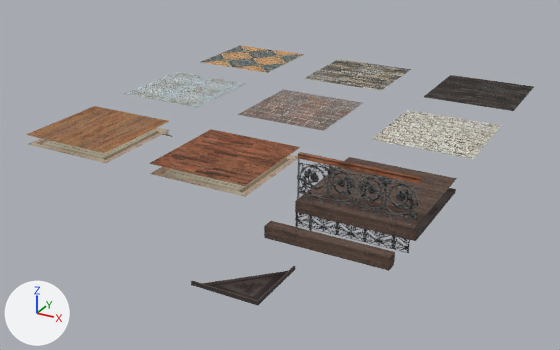
The Blender file Docs/Blends/AssetsHall.blend, before and after one commit.
Rendered twice from a 50 mm camera at (7.19, -11.05, 5.37) aimed at (0.42, 1.26, -0.79). The axes (+X, +Y, +Z) are drawn at lower left. The lights are the same throughout.

The first picture shows 'BordaMadeiraEscura', 'ChaoDecorado2', 'ChaoMadeira', 'ChaoMadeiraAntiga', 'ChaoMadeiraAntigaEscura', 'ChaoMadeiraEscura', 'ChaoMadeiraTabuas', 'ChaoTijolos', 'ChapDecorado1', 'Parapeito', 'ParedePedra', 'Teto3', 'Teto4', 'VigaMadeiraEscura'.
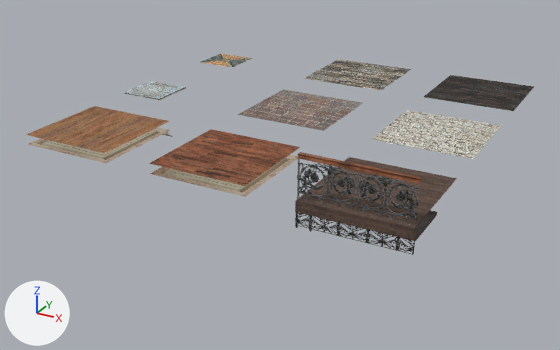
Where the newer file only moved an object's origin or applied its transform, the numbers keep the older frame.

Boxes (x1, y1, x2, y2) around the edits, measured in the pictures (560 x 350 px):
'VigaMadeiraEscura', hidden
    before: (264, 221, 395, 271)
'ChapDecorado1', modifiers changed (49% narrower, 44% shorter)
    before: (124, 72, 246, 107)
    after: (124, 81, 186, 100)
'Teto4', hidden
    before: (191, 266, 295, 306)
'ChaoDecorado2', modifiers changed (50% narrower, 52% shorter)
    before: (201, 45, 304, 73)
    after: (201, 54, 252, 67)
'Teto3', modifiers changed
    before: (305, 188, 456, 241)
    after: (392, 210, 437, 241)

What the commit changed:
Object 'Teto4' (ob_teto4) is now hidden.
Object 'ChaoDecorado2' (ob_chaodecorado2) loses its ARRAY modifier named 'Array'.
Object 'ChaoDecorado2' (ob_chaodecorado2) loses its ARRAY modifier named 'Array.001'.
Modifier setting removed (it was relative_offset_displace = (0.0, 1.0, 0.0)).
Object 'ChapDecorado1' (ob_chapdecorado1) loses its ARRAY modifier named 'Array'.
Object 'ChapDecorado1' (ob_chapdecorado1) loses its ARRAY modifier named 'Array.001'.
Modifier setting removed (it was relative_offset_displace = (0.0, 1.0, 0.0)).
Object 'Teto3' (ob_teto3) loses its ARRAY modifier named 'Array'.
Modifier setting removed (it was relative_offset_displace = (-1.0, 0.0, 0.0)).
Object 'Teto3' (ob_teto3) loses its ARRAY modifier named 'Array.001'.
Modifier setting removed (it was relative_offset_displace = (0.0, 1.0, 0.0)).
Object 'VigaMadeiraEscura' (ob_vigamadeiraescura) is now hidden.
